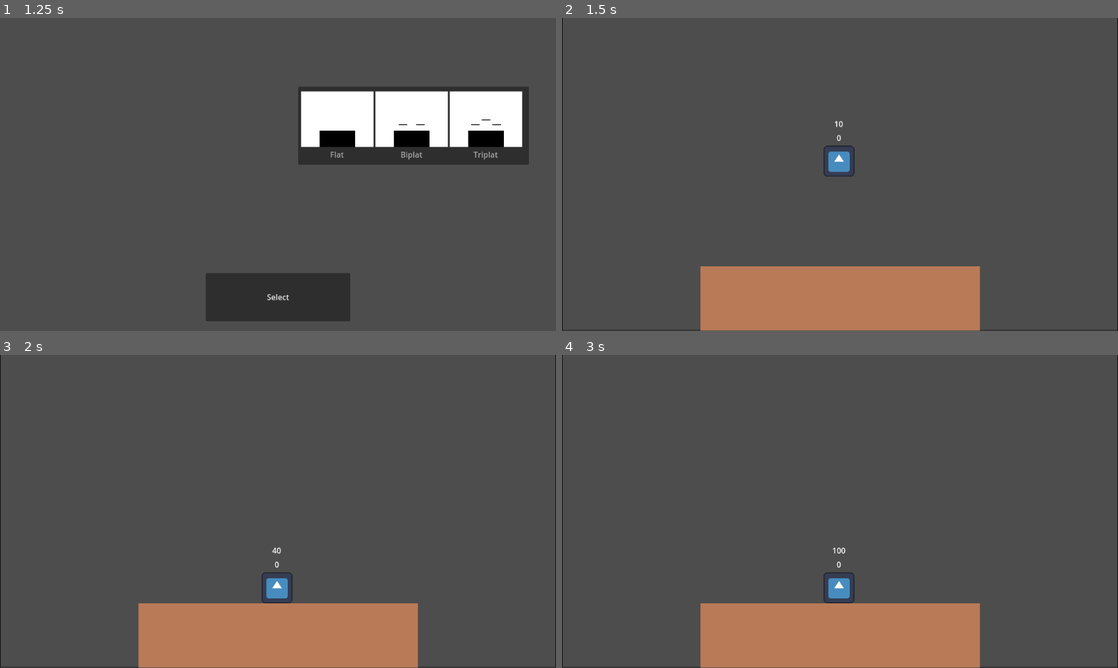
Above: before the commit, frames 1-4 (two rows, left to right).
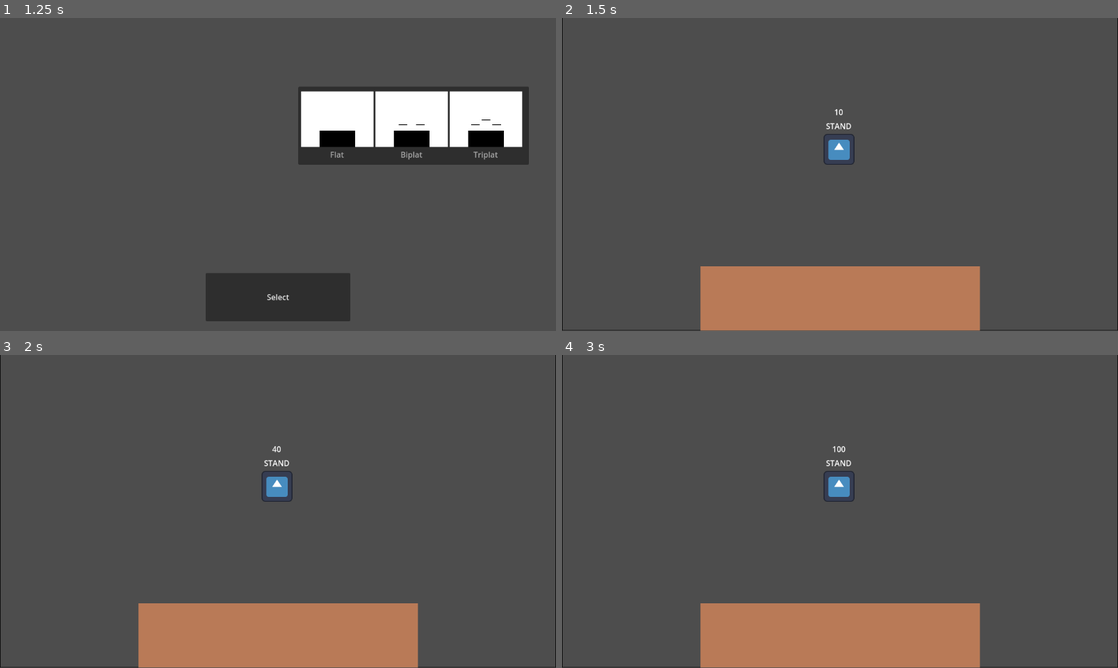
Above: after the commit, the same moments.

Repository: MatheuzH/ProjetoDevJogos
Game: Godot game, scene res://Menus/tela_de_inicio.tscn
Two runs of this game, one before a commit and one after it. Both use one fixed random seed, a clock stepped at 60 frames per second and the inputs below. The engine's default icon, where the game draws it, is replaced by a stand-in: a white triangle on a blue panel in a dark square.
Inputs:
- Up to frame 1 (1.25 s): click "JOGAR" at 0.5 s
- Up to frame 2 (1.5 s): click "Select" at 1.25 s
- Up to frame 3 (2 s): no input
- Up to frame 4 (3 s): tap Enter at 2.75 s

Frame 1 is identical in both runs. In frame 2, 0.5% of the frame differs, in the area x 47-53%, y 29-51%; in frame 3, 0.8%; in frame 4, 0.8%, in the area x 47-53%, y 29-80%.

Commit message:
update no teste de SM

Diff:
--- a/Personagens/PersonagemTeste/PersonagemTeste.gd
+++ b/Personagens/PersonagemTeste/PersonagemTeste.gd
@@ -7,30 +7,32 @@
 const RUNSPEED = 340
 const DASHSPEED = 390
 const WALKSPEED = 200
-const GRAVITY = 1800
-const JUMPFORCE = -500
+const GRAVITY = 80
+const MIN_JUMPFORCE = -500
 const MAX_JUMPFORCE = -800
 const DOUBLEJUMPFORCE = 1000
-const MAXAIRSPEED = 300
+const MAX_AIRSPEED = 300
 const AIR_ACCEL = 25
 const FALLSPEED = 60
-const FALLINGSPEED = 900
-const MAXFALLSPEED = 900
+const FASTFALL_SPEED = 900
+const MAX_FALLSPEED = 900
 const TRACTION = 40
 const ROLL_DISTANCE = 350
 const air_dodge_speed = 500
 const UP_B_LAUNCHSPEED = 700
 
-const SPEED = 300.0
-const JUMP_VELOCITY = -800.0
-const FAST_FALL_VELOCITY = 200.0
+
 
 @onready var states = $State
+@onready var Chao_L:RayCast2D = get_node("Raycasts/Chao_L")
+@onready var Chao_R:RayCast2D = get_node("Raycasts/Chao_R")
 
+var in_fastfall = false
 var frame = 0
 
 func updateframes(delta):
 	frame += 1
+
 
 func turn(direction):
 	var dir = 0
@@ -47,7 +49,3 @@
 
 func _physics_process(delta: float) -> void:
 	$Frames.text = str(frame)
-
-	# Add the gravity.
-	if not is_on_floor():
-		velocity += get_gravity() * delta
--- a/Personagens/PersonagemTeste/StateMachinteTeste.gd
+++ b/Personagens/PersonagemTeste/StateMachinteTeste.gd
@@ -11,6 +11,7 @@
 	add_state('WALK')
 	add_state('CROUCH')
 	add_state('AIR')
+	add_state('LANDING')
 	call_deferred("set_state", states.STAND)
 
 func state_logic(delta):
@@ -19,7 +20,11 @@
 
 func get_transition(delta):
 	parent.move_and_slide()
-	parent.states.text = str(state)
+	parent.states.text = states.find_key(state)
+
+	if (parent.Chao_L.is_colliding() or parent.Chao_R.is_colliding()) and parent.velocity.y > 0:
+		return states.STAND
+
 	match state:
 		states.STAND:
 			if Input.get_action_strength("right_%s" % id) == 1:
@@ -34,10 +39,13 @@
 				parent.turn(true)
 				return states.DASH
 
-			if Input.is_action_pressed("jump_%s" % id):
+			if Input.is_action_just_pressed("jump_%s" % id):
 				parent.Frame()
 				return states.JUMP_SQUAT
 
+			if Input.is_action_pressed("down_%s" % id):
+				parent.Frame()
+				return states.CROUCH
 
 			if parent.velocity.x > 0 and state == states.STAND:
 				parent.velocity.x += -parent.TRACTION*1
@@ -55,7 +63,7 @@
 					return states.SHORT_HOP
 
 		states.SHORT_HOP:
-			parent.velocity.y = parent.JUMPFORCE
+			parent.velocity.y = parent.MIN_JUMPFORCE
 			return states.AIR
 
 		states.FULL_HOP:
@@ -80,18 +88,61 @@
 		states.WALK:
 			pass
 		states.CROUCH:
-			pass
+			if not Input.is_action_pressed("down_%s" % 1):
+				parent.Frame()
+				return states.STAND
+
+			if parent.velocity.x > 0 and state == states.STAND:
+				parent.velocity.x += -parent.TRACTION*1.2
+				parent.velocity.x = clamp(parent.velocity.x,0,parent.velocity.x)
+
+			elif parent.velocity.x < 0 and state == states.STAND:
+				parent.velocity.x += parent.TRACTION*1.2
+				parent.velocity.x = clamp(parent.velocity.x,parent.velocity.x,0)
+
+			if Input.is_action_pressed("jump_%s" % 1):
+				parent.in_fastfall = true
+				parent.Frame()
+				return states.AIR
+
 		states.AIR:
-			pass
+			air_movement()
 
-func enter_state(new_state, old_state):
-	pass
+		states.LANDING:
+			landing()
 
-func exit_state(old_state, new_state):
-	pass
+func air_movement():
+	#gravidade
+	if parent.velocity.y < parent.MAX_FALLSPEED:
+		parent.velocity.y = clamp(parent.velocity.y, parent.velocity.y + parent.GRAVITY, parent.MAX_FALLSPEED)
 
-func state_includes(state_array):
-	for each_state in state_array:
-		if state == each_state:
-			return true
-	return false
+
+
+	if Input.is_action_pressed("down_%s" % 1):
+				parent.in_fastfall = true
+
+	if not Input.is_action_pressed("down_%s" % 1):
+				parent.in_fastfall = false
+
+	if parent.in_fastfall:
+		parent.velocity.y = parent.FASTFALL_SPEED
+		parent.set_collision_mask_value(2,false)
+	else:
+		parent.set_collision_mask_value(2,true)
+
+	#movimento horizontal
+	if Input.is_action_pressed("left_%s" % 1) and parent.velocity.x > -parent.MAX_AIRSPEED:
+		parent.velocity.x -= parent.AIR_ACCEL
+
+	elif Input.is_action_pressed("right_%s" % 1) and parent.velocity.x < parent.MAX_AIRSPEED:
+		parent.velocity.x += parent.AIR_ACCEL
+
+	else:
+		if parent.velocity.x > 0:
+			parent.velocity.x -= parent.AIR_ACCEL/5
+			parent.velocity.x = clamp(parent.velocity.x,0,parent.velocity.x)
+
+
+
+func landing():
+	return states.STAND
--- a/Personagens/PersonagemTeste/personagem_teste.tscn
+++ b/Personagens/PersonagemTeste/personagem_teste.tscn
@@ -26,8 +26,14 @@
 [node name="Raycasts" type="Node2D" parent="CharacterBody2D"]
 
 [node name="Chao_L" type="RayCast2D" parent="CharacterBody2D/Raycasts"]
+position = Vector2(-32, 24)
+target_position = Vector2(0, 11)
+collision_mask = 7
 
 [node name="Chao_R" type="RayCast2D" parent="CharacterBody2D/Raycasts"]
+position = Vector2(32, 24)
+target_position = Vector2(0, 11)
+collision_mask = 7
 
 [node name="Wall_Cling_F" type="RayCast2D" parent="CharacterBody2D/Raycasts"]
 
--- a/Personagens/StateMachine.gd
+++ b/Personagens/StateMachine.gd
@@ -37,3 +37,9 @@
 
 func add_state(state_name):
 	states[state_name] = states.size()
+
+func state_includes(state_array):
+	for each_state in state_array:
+		if state == each_state:
+			return true
+	return false
--- a/mapas/triplat/tri_plat.tscn
+++ b/mapas/triplat/tri_plat.tscn
@@ -66,4 +66,4 @@
 one_way_collision = true
 
 [node name="PersonagemTeste" parent="." instance=ExtResource("2_pda7h")]
-position = Vector2(574, 272)
+position = Vector2(576, 478)
